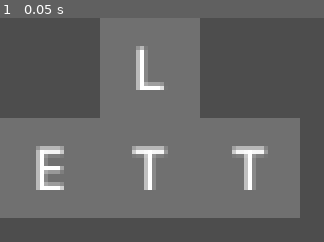
Above: before the commit, frame 1.
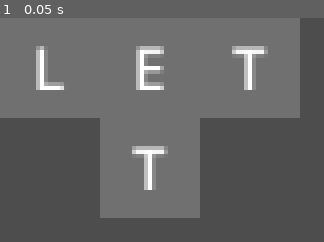
Above: after the commit, the same moment.

Repository: kamikoloss/letters
Game: Godot game, scene res://components/cell_group.tscn
The game is run twice, just before and just after one commit, with the same random seed, the same clock (stepped at 60 frames per second) and the same inputs. This scene is started directly instead of the project's main scene.
Inputs:
- Up to frame 1 (0.05 s): no input

The runs differ from the first frame. In frame 1, 56% of the frame differs, in the area x 0-93%, y 0-90%.

Commit message:
微修正

Diff:
--- a/client/components/cell_group.gd
+++ b/client/components/cell_group.gd
@@ -10,8 +10,8 @@
 
 ## 呪文の文字列
 var spell := ""
-## 形の二次元配列 (1 = セルあり, 0 = セルなし)
-## 例 (T 字型): [[0,1,0],[1,1,1]]
+## 呪文の形を表現する二次元配列 (1 = セルあり, 0 = セルなし)
+## 例 (T 字型): [[1,1,1],[0,1,0]]
 var shape := []
 ## ドラッグ中かどうか
 var is_dragging := false
@@ -20,7 +20,7 @@
 func _ready() -> void:
     # debug
     spell = "LETTERS"
-    shape = [[0,1,0],[1,1,1]]
+    shape = [[1,1,1],[0,1,0]]
 
     _init_shape()
 
